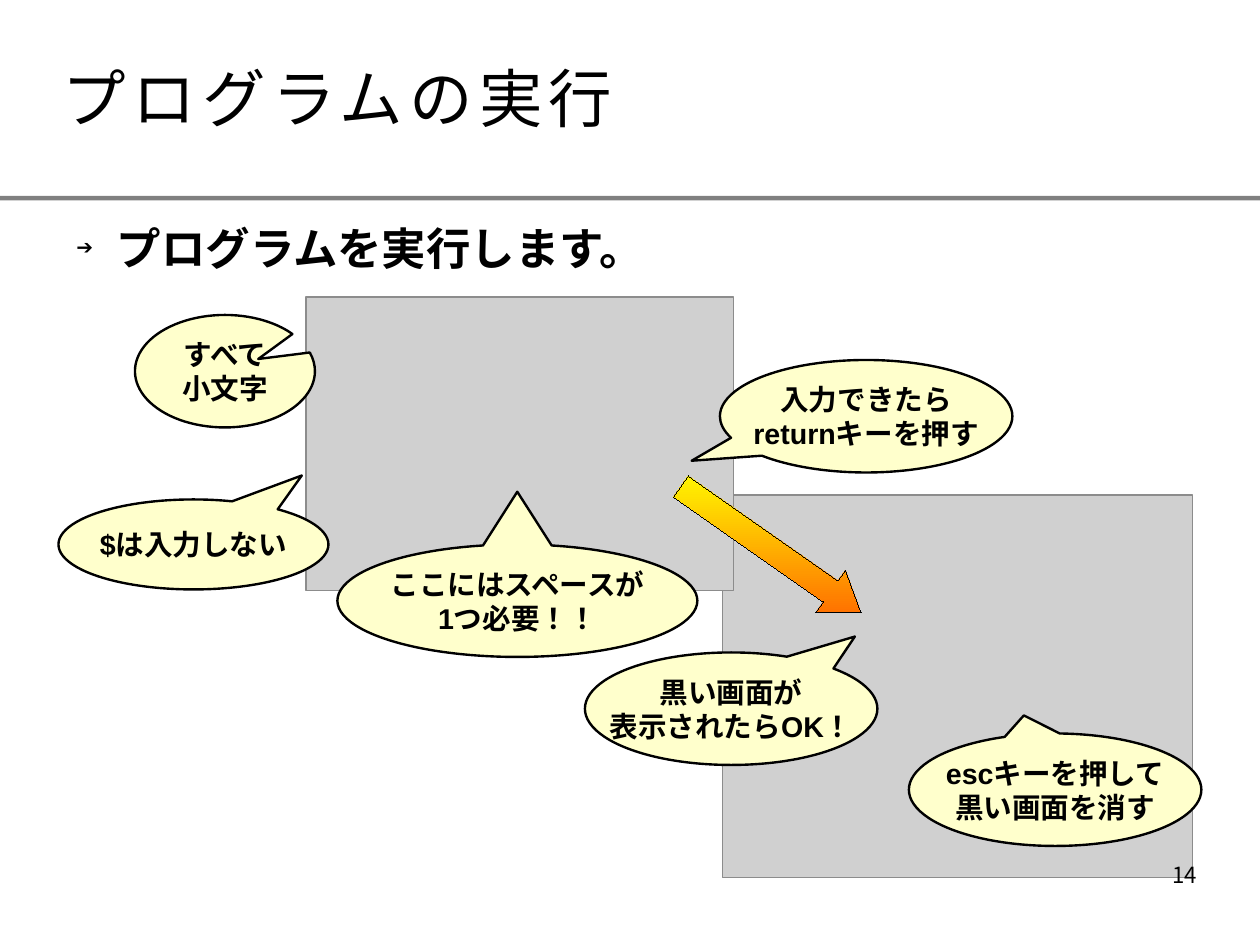
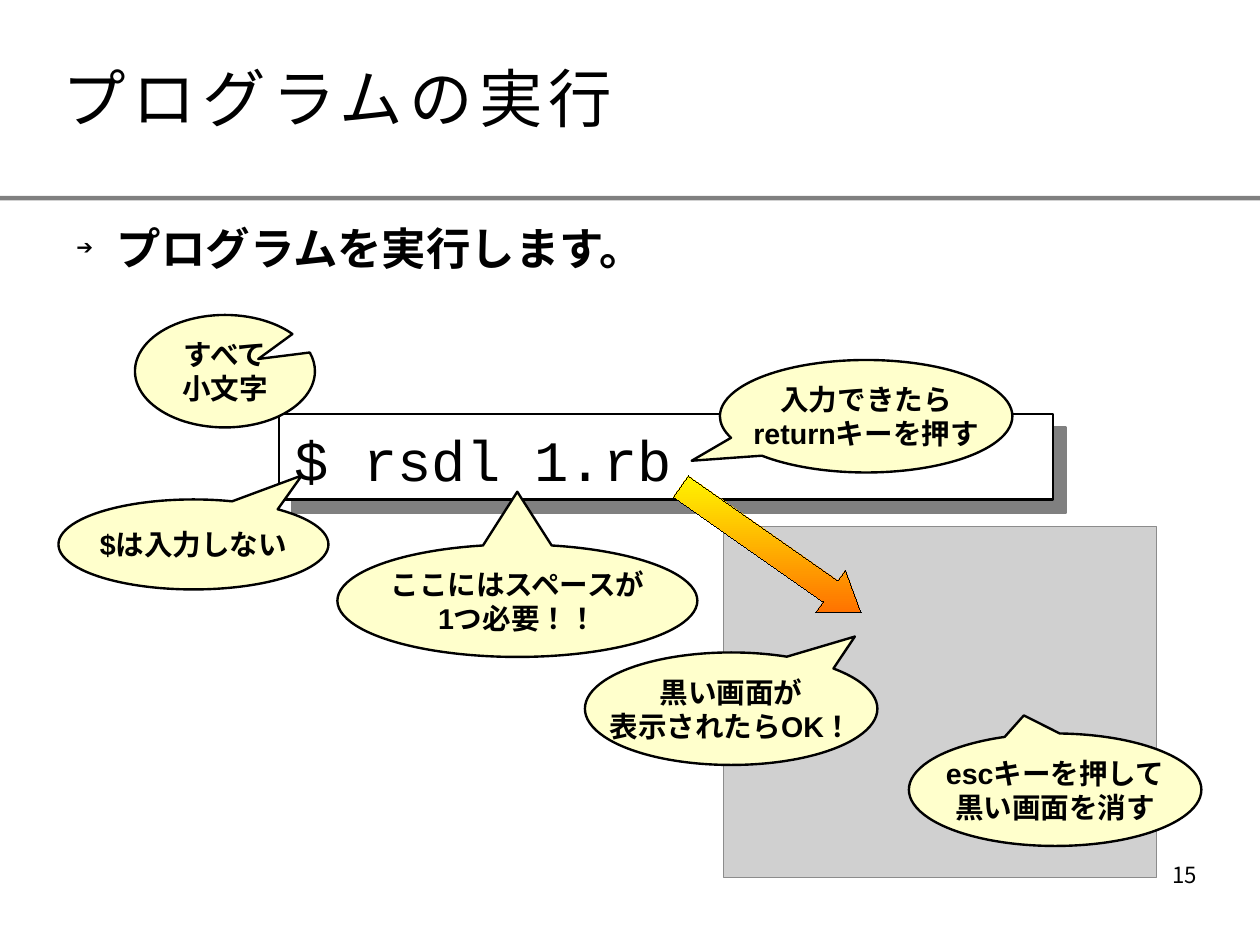
Before and after one commit to smalruby/ruby-school-mjh, a slide deck: slide 15 of mac/2014/doc/text.odp (slide 14 before the commit). Drawn at 1260x945 pixels with LibreOffice and Linux fonts; fonts in the diff are those of the drawing; grey boxes stand for pictures; background and template pictures are left out. Boxes give left, top, right and bottom in pixels: in the first picture for what was removed or moved away, otherwise in the second. Text is boxed around its words. In the diff, an @@ line names an element or a change of style, - is before the commit and + after.

```diff
--- a/mac/2014/doc/text.odp
+++ b/mac/2014/doc/text.odp
@@ picture removed at bbox=[306, 297, 734, 591] @@
@@ rectangle added at bbox=[279, 414, 1053, 500], fill #FFFFFF, outline #000000 1.42 pt, 36 pt, text #000000 @@
+$ rsdl 1.rb
@@ picture: place and size @@
-picture at bbox=[723, 495, 1193, 878]
+picture at bbox=[724, 527, 1156, 878]
@@ page number at bbox=[1172, 866, 1197, 884]: text changed @@
-14
+15
```
Also in this commit, not shown: 4 other slides changed, 2 slides added, 1 slide removed.
